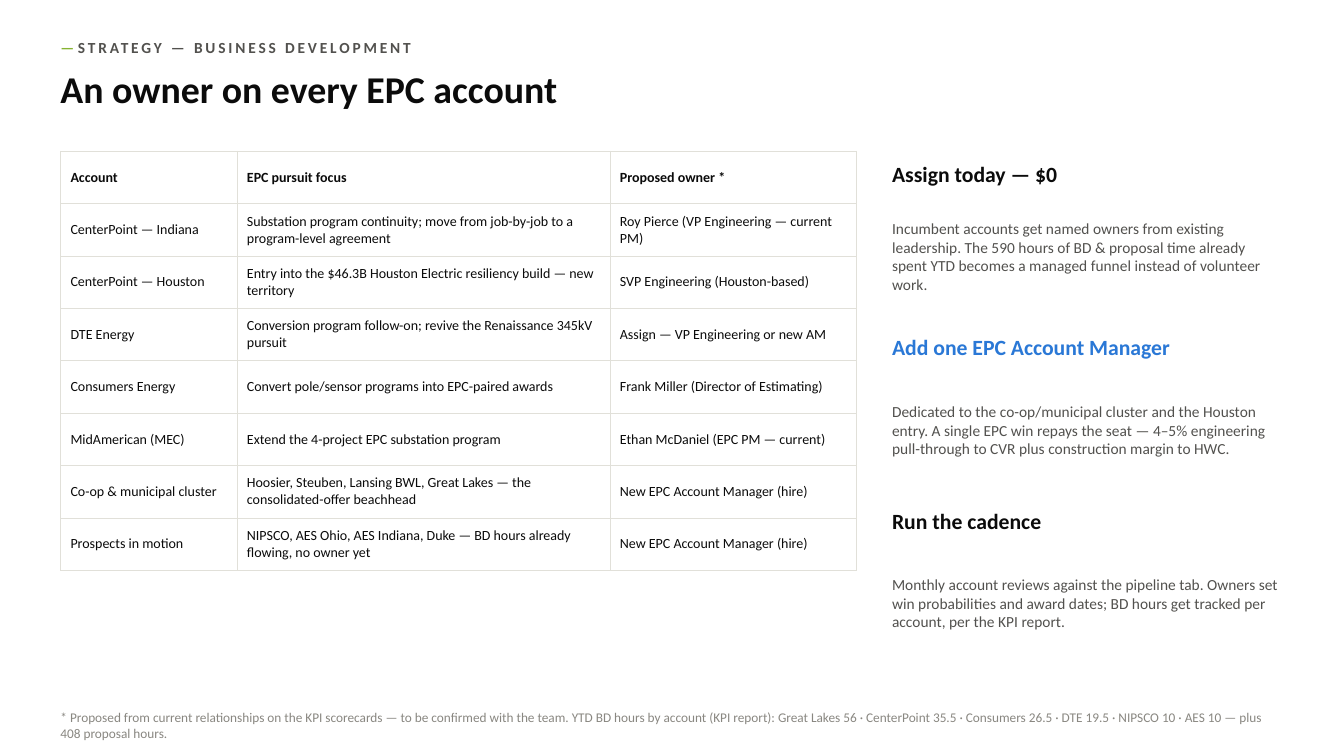
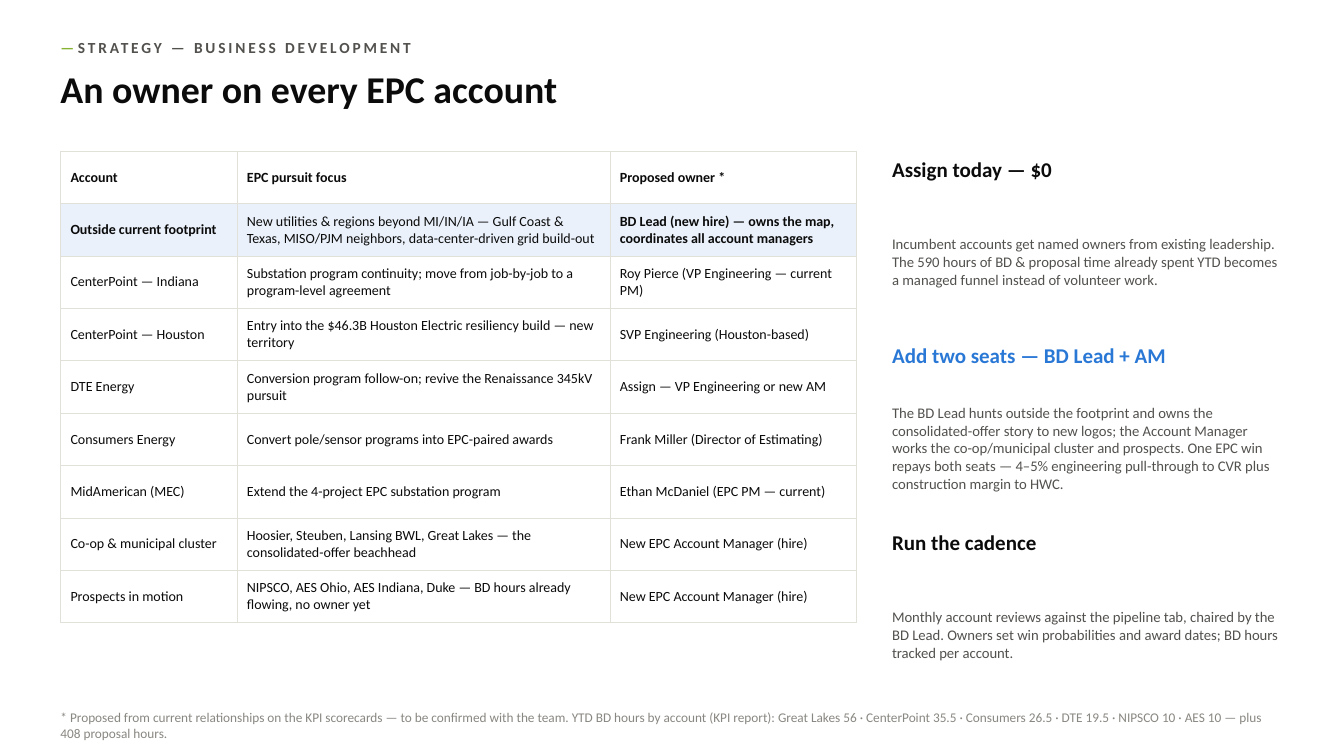
Before and after one commit to codlingjim-debug/CVR---Financial, a slide deck: slide 14 of reports/CVR_Deck_Jun2026.pptx. Drawn at 1344x756 pixels with LibreOffice and Linux fonts; fonts in the diff are those of the drawing. Boxes give left, top, right and bottom in pixels: in the first picture for what was removed or moved away, otherwise in the second. Text is boxed around its words. In the diff, an @@ line names an element or a change of style, - is before the commit and + after.

```diff
--- a/reports/CVR_Deck_Jun2026.pptx
+++ b/reports/CVR_Deck_Jun2026.pptx
@@ table at [60, 151, 857, 616] @@
+row 2: Outside current footprint | New utilities & regions beyond MI/IN/IA — Gulf Coast & Texas, MISO/PJM neighbors, data-center-driven grid build-out | BD Lead (new hire) — owns the map, coordinates all account managers
@@ text "Assign today — $0" at [892, 162, 1052, 181]: size 15.5 to 15 pt @@
@@ text "Incumbent accounts get named owners ..." at [892, 239, 1277, 288]: size 11 to 10.5 pt @@
@@ text at [892, 348, 1166, 363]: text changed; size 15.5 to 15 pt @@
-Add one EPC Account Manager
+Add two seats — BD Lead + AM
@@ text at [892, 408, 1269, 492]: text changed; size 11 to 10.5 pt @@
-Dedicated to the co-op/municipal cluster and the Houston entry. A single EPC win repays the seat — 4–5% engineering pull-through to CVR plus construction margin to HWC.
+The BD Lead hunts outside the footprint and owns the consolidated-offer story to new logos; the Account Manager works the co-op/municipal cluster and prospects. One EPC win repays both seats — 4–5% engineering pull-through to CVR plus construction margin to HWC.
@@ text "Run the cadence" at [892, 535, 1036, 550]: size 15.5 to 15 pt @@
@@ text "Run the cadence": place and size @@
-text "Run the cadence" at [892, 513, 1041, 529]
+text "Run the cadence" at [892, 535, 1036, 550]
@@ text at [892, 612, 1278, 661]: text changed; size 11 to 10.5 pt @@
-Monthly account reviews against the pipeline tab. Owners set win probabilities and award dates; BD hours get tracked per account, per the KPI report.
+Monthly account reviews against the pipeline tab, chaired by the BD Lead. Owners set win probabilities and award dates; BD hours tracked per account.
```
Also in this commit, not shown: 1 other file.
